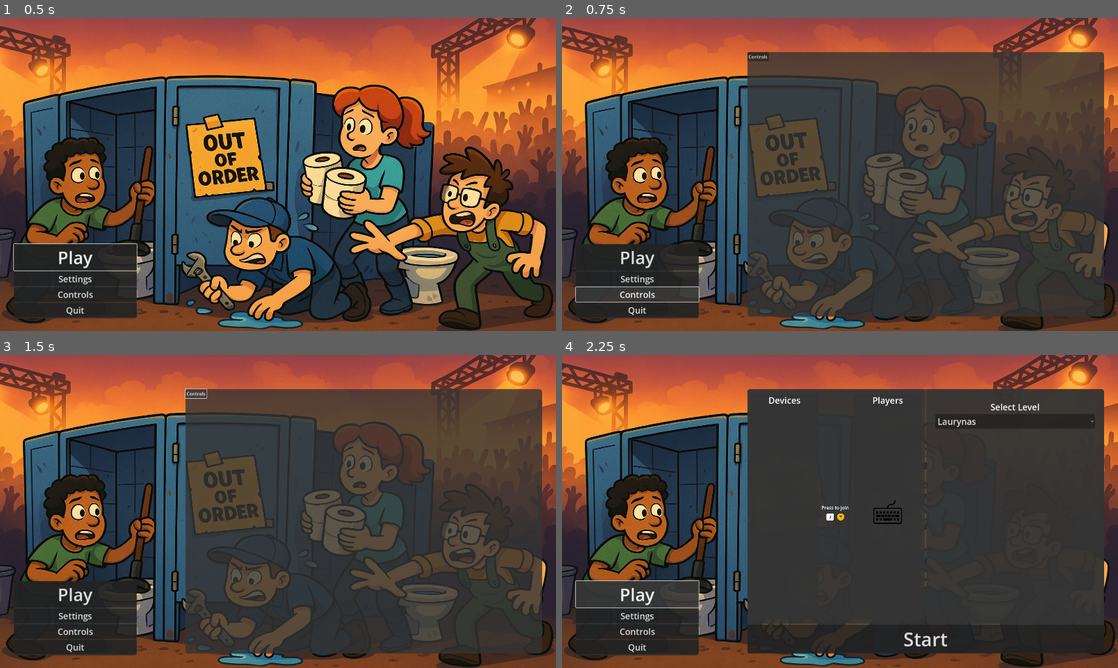
Above: before the commit, frames 1-4 (two rows, left to right).
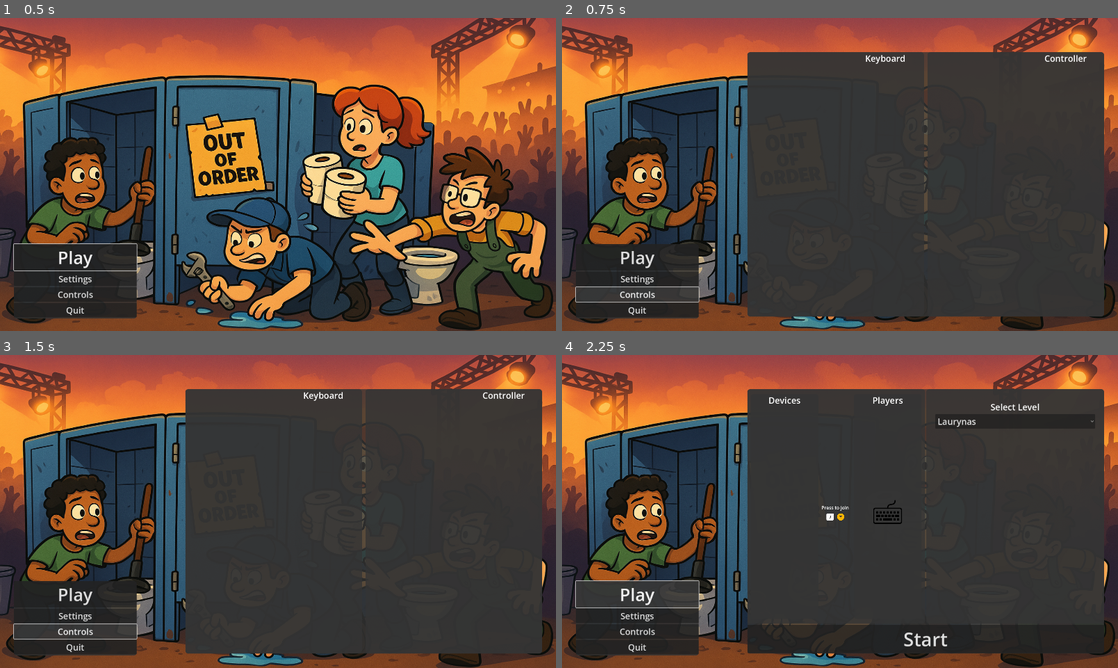
Above: after the commit, the same moments.

Repository: LaurynasP/ldjam-57
Game: Godot game, scene res://scenes/Main.tscn
The game is run twice, just before and just after one commit, with the same random seed, the same clock (stepped at 60 frames per second) and the same inputs.
Inputs:
- Up to frame 1 (0.5 s): no input
- Up to frame 2 (0.75 s): click "Controls" at 0.5 s
- Up to frame 3 (1.5 s): click "Controls" at 1.25 s
- Up to frame 4 (2.25 s): click "Play" at 2 s

Frame 1 is identical in both runs. In frame 2, 18% of the frame differs, in the area x 33-98%, y 10-96%; in frame 3, 18%, in the area x 2-98%, y 10-96%; in frame 4, nothing differs.

Commit message:
Controls

Diff:
--- a/features/menu/controls_menu/ControlsMenu.tscn
+++ b/features/menu/controls_menu/ControlsMenu.tscn
@@ -12,14 +12,33 @@
 grow_vertical = 2
 script = ExtResource("1_05885")
 
-[node name="MenuPanel" parent="." instance=ExtResource("2_g5byw")]
-layout_mode = 0
-anchors_preset = 0
-anchor_right = 0.0
-anchor_bottom = 0.0
-grow_horizontal = 1
-grow_vertical = 1
+[node name="HSplitContainer" type="HSplitContainer" parent="."]
+layout_mode = 1
+anchors_preset = 15
+anchor_right = 1.0
+anchor_bottom = 1.0
+grow_horizontal = 2
+grow_vertical = 2
 
-[node name="Button" type="Button" parent="MenuPanel"]
+[node name="MenuPanel" parent="HSplitContainer" instance=ExtResource("2_g5byw")]
 layout_mode = 2
-text = "Controls"
+size_flags_horizontal = 3
+
+[node name="Label" type="Label" parent="HSplitContainer/MenuPanel"]
+layout_mode = 2
+offset_right = 954.0
+offset_bottom = 42.0
+theme_override_font_sizes/font_size = 30
+text = "Keyboard"
+horizontal_alignment = 1
+
+[node name="MenuPanel2" parent="HSplitContainer" instance=ExtResource("2_g5byw")]
+layout_mode = 2
+size_flags_horizontal = 3
+
+[node name="Label" type="Label" parent="HSplitContainer/MenuPanel2"]
+offset_right = 954.0
+offset_bottom = 42.0
+theme_override_font_sizes/font_size = 30
+text = "Controller"
+horizontal_alignment = 1
